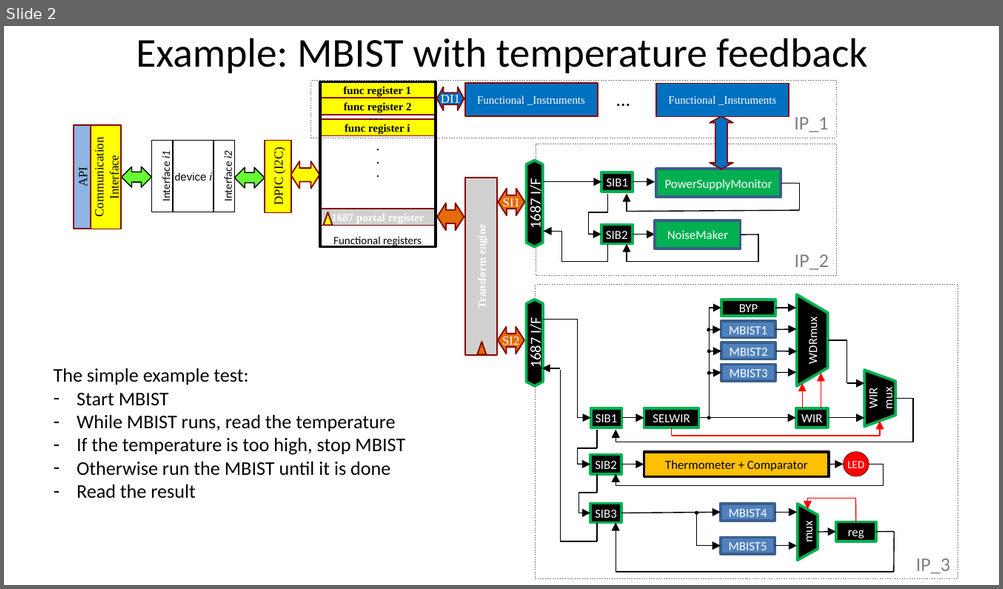
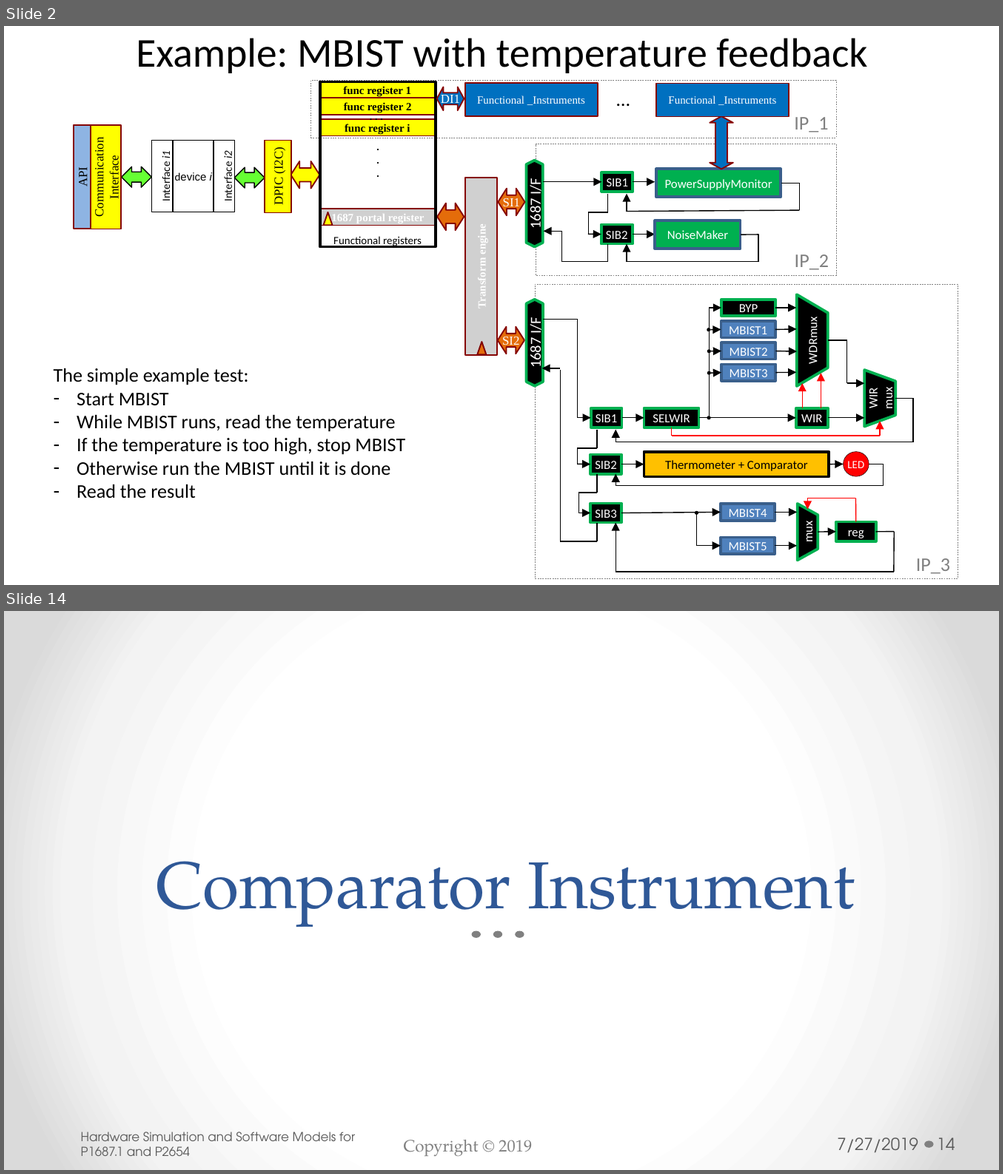
Before and after one commit to bradfordvt/P2654Simulations, a slide deck: docs/HLD.pptx. Shown one above the other, each under a label of ours: slide 2 before the commit, slides 2 and 14 after it; the slides between them are not shown. The pictures are 1003x589 and 1003x1174 pixels, drawn with LibreOffice and Linux fonts; fonts in the diff are those of the drawing; grey boxes stand for pictures; background and template pictures are left out. Boxes give left, top, right and bottom in pixels: in the first picture for what was removed or moved away, otherwise in the second. Text is boxed around its words. In the diff, an @@ line names an element or a change of style, - is before the commit and + after.

Commit message:
Updated documentation to include comparator, led, and thermometer instruments.

```diff
--- a/docs/HLD.pptx
+++ b/docs/HLD.pptx
@@ slide 14 added at [4, 611, 999, 1170], background gradient #FFFFFF to #F4F4F4 to #DADADA @@
@@ title added at [156, 861, 855, 934], 48 pt, text #2F5897 @@
+Comparator Instrument
@@ ellipse added at [472, 931, 481, 938], fill #808080 @@
@@ ellipse added at [493, 931, 502, 938], fill #808080 @@
@@ ellipse added at [515, 931, 524, 938], fill #808080 @@
@@ text added at [81, 1132, 355, 1156], 9 pt, text #595959 @@
+Hardware Simulation and Software Models for P1687.1 and P2654
@@ text added at [404, 1140, 532, 1156], 12 pt, text #808080 @@
+Copyright © 2019
@@ text added at [836, 1138, 918, 1153], 12 pt, text #595959 @@
+7/27/2019
@@ ellipse added at [924, 1141, 933, 1148], fill #808080 @@
@@ page number added at [936, 1138, 955, 1150], 12 pt, text #595959 @@
+14
```
Also in this commit, not shown: 10 slides changed, 3 other slides added, 1 other file.
